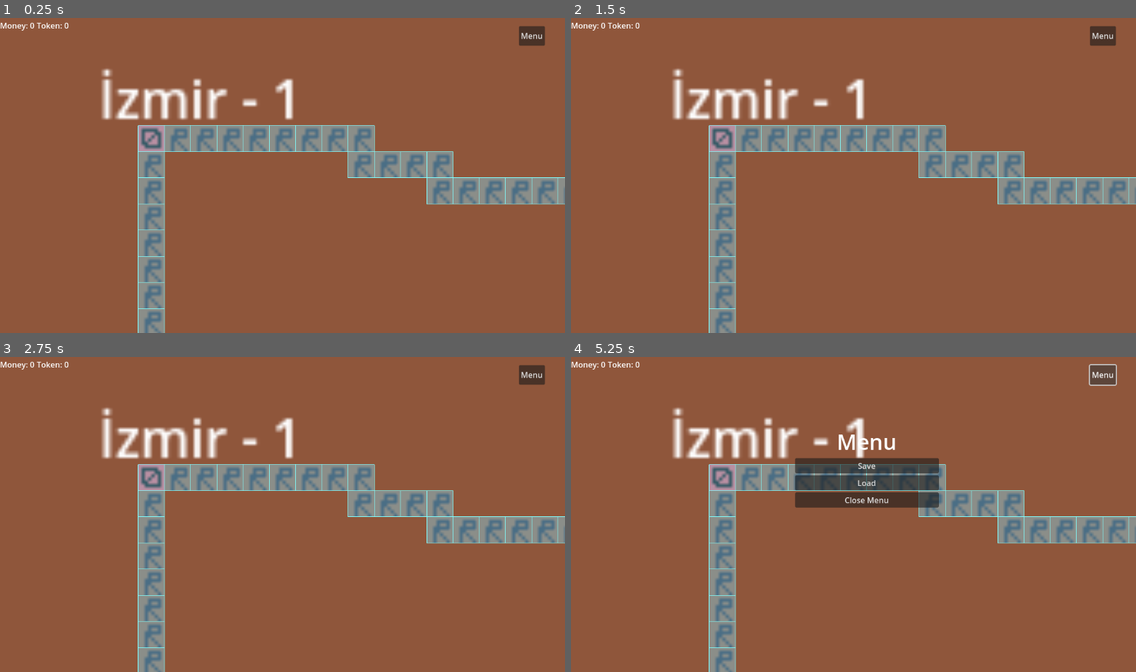
Above: before the commit, frames 1-4 (two rows, left to right).
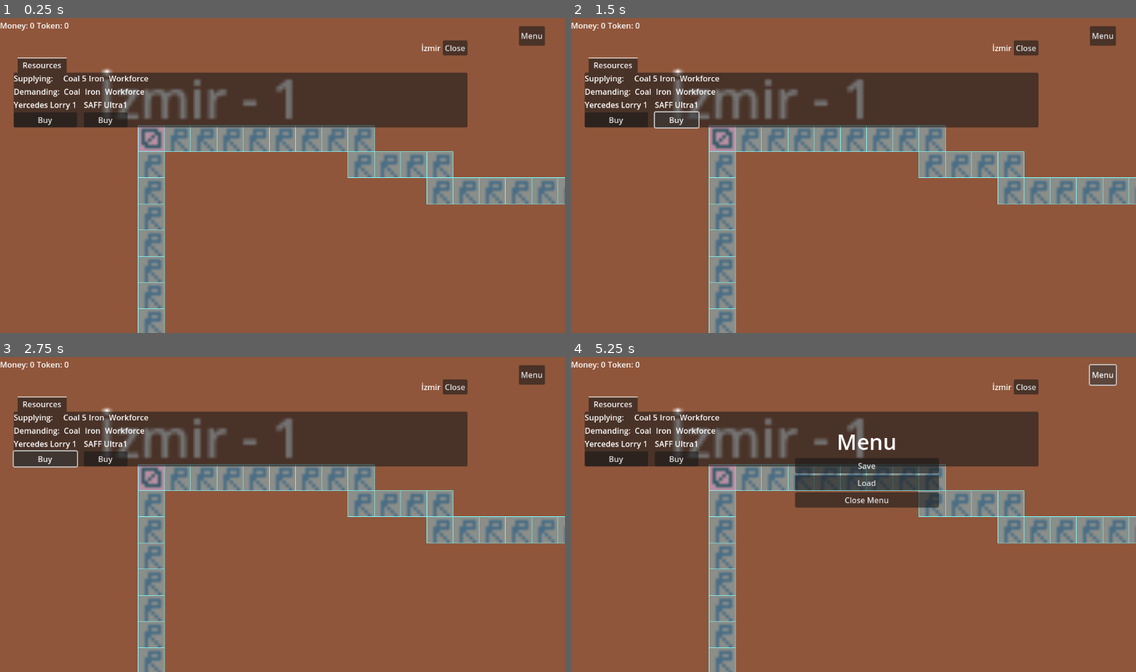
Above: after the commit, the same moments.

Repository: yigitozdemir/GLorryCorp
Game: Godot game, scene res://scenes/main_scenes/game_scene/game_scene.tscn
The game is run twice, just before and just after one commit, with the same random seed, the same clock (stepped at 60 frames per second) and the same inputs.
Inputs (mouse positions are in pixels of both pictures, inside the frame that each line leads up to):
- Up to frame 1 (0.25 s): no input
- Up to frame 2 (1.5 s): click (616, 118) at 0.5 s, where only the run after the commit has a clickable "Buy"; click (678, 118) at 1.25 s, where only the run after the commit has a clickable "Buy"
- Up to frame 3 (2.75 s): click (45, 457) at 2 s, where only the run after the commit has a clickable "Buy"
- Up to frame 4 (5.25 s): click (678, 457) at 2.75 s, where only the run after the commit has a clickable "Buy"; click (616, 457) at 3.5 s, where only the run after the commit has a clickable "Buy"; click (678, 457) at 4.25 s, where only the run after the commit has a clickable "Buy"; click "Menu" at 5 s

The runs differ from the first frame. In frame 1, 15% of the frame differs, in the area x 2-83%, y 7-35%; in frame 2, 15%; in frame 3, 15%, in the area x 2-83%, y 7-36%; in frame 4, 15%.
Error after the commit: Invalid access to property or key 'res_coal' on a base object of type 'Nil'. (res://scenes/main_scenes/game_scene/game_scene.gd:38)

Commit message:
31 Update city menu to make multiple lorry modals buyable

Diff:
--- a/scenes/main_scenes/game_scene/game_scene.tscn
+++ b/scenes/main_scenes/game_scene/game_scene.tscn
@@ -152,7 +152,6 @@
 [node name="ui_canvas" type="CanvasLayer" parent="."]
 
 [node name="city_menu" type="VBoxContainer" parent="ui_canvas"]
-visible = false
 offset_left = 28.0
 offset_top = 50.0
 offset_right = 953.0
@@ -256,15 +255,27 @@
 
 [node name="buy_menu" type="HBoxContainer" parent="ui_canvas/city_menu/city_menu/Resources"]
 layout_mode = 2
+theme_override_constants/separation = 14
 
 [node name="buy_lorry" type="VBoxContainer" parent="ui_canvas/city_menu/city_menu/Resources/buy_menu"]
 layout_mode = 2
 
 [node name="Label" type="Label" parent="ui_canvas/city_menu/city_menu/Resources/buy_menu/buy_lorry"]
 layout_mode = 2
-text = "Generic Lorry"
+text = "Yercedes Lorry 1"
 
 [node name="buy_lorry_1" type="Button" parent="ui_canvas/city_menu/city_menu/Resources/buy_menu/buy_lorry"]
+layout_mode = 2
+text = "Buy"
+
+[node name="second_lorry" type="VBoxContainer" parent="ui_canvas/city_menu/city_menu/Resources/buy_menu"]
+layout_mode = 2
+
+[node name="Label" type="Label" parent="ui_canvas/city_menu/city_menu/Resources/buy_menu/second_lorry"]
+layout_mode = 2
+text = "SAFF Ultra1"
+
+[node name="buy_saff_ultra1" type="Button" parent="ui_canvas/city_menu/city_menu/Resources/buy_menu/second_lorry"]
 layout_mode = 2
 text = "Buy"
 
@@ -337,6 +348,7 @@
 
 [connection signal="button_up" from="ui_canvas/city_menu/top_container/btn_close" to="." method="_on_btn_close_button_up"]
 [connection signal="button_up" from="ui_canvas/city_menu/city_menu/Resources/buy_menu/buy_lorry/buy_lorry_1" to="." method="_buy_lorry_button_event_handler" binds= ["Lorry1"]]
+[connection signal="button_up" from="ui_canvas/city_menu/city_menu/Resources/buy_menu/second_lorry/buy_saff_ultra1" to="." method="_buy_lorry_button_event_handler" binds= ["Ultra1"]]
 [connection signal="button_up" from="ui_canvas/menu_button_container/btn_menu" to="." method="_on_btn_menu_button_up"]
 [connection signal="button_up" from="ui_canvas/menu_container/btn_save" to="." method="_on_btn_save_button_up"]
 [connection signal="button_up" from="ui_canvas/menu_container/btn_close" to="." method="_on_btn_close_m_button_up"]
--- a/static/Catalog.gd
+++ b/static/Catalog.gd
@@ -2,7 +2,8 @@
 
 
 var LorryList: Dictionary = {
-	"Lorry1": "res://scenes/lorry/Lorry.tscn"
+	"Lorry1": "res://scenes/lorry/Lorry.tscn",
+	"Ultra1": ""
 }
 var LorrySpecs: Dictionary = {
 	"Lorry1": {
Not shown, changed: TODOList.txt
